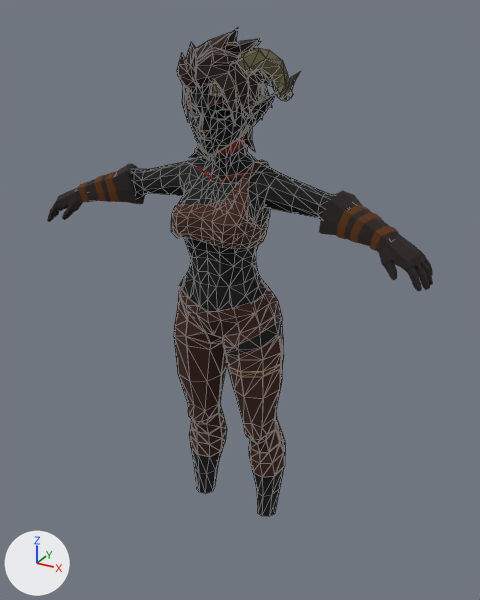
An edit to the glTF model models/Character.glb, drawn before and after from the same camera.
One viewpoint serves both versions: a 50 mm camera at (1.63, -2.82, 3.04) aimed at (0.04, 0.08, 1.59). Every picture has the same lights, and +X, +Y and +Z are marked at lower left. The first picture is the older version. Mesh edges are drawn as thin lines on the coarser meshes.

The first picture shows 'Body', 'Gloves', 'Hair.002', 'Horn.001', 'Panty.002', 'Shirt.001', 'arm.001', 'ears', 'face.002' and 1 more.
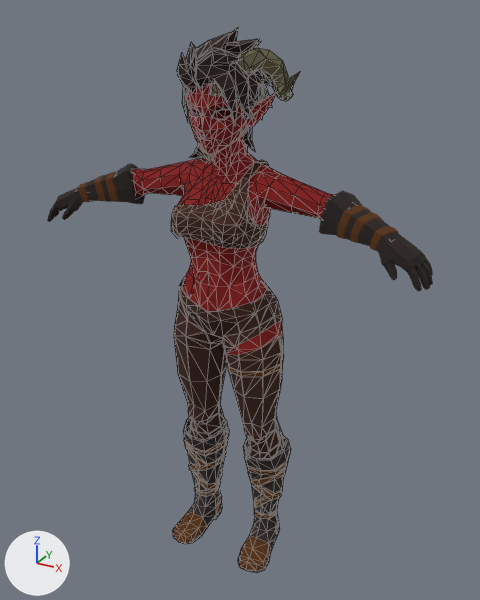
Edits to the scene script, one JSON object a line:
```json
{"op": "remove", "block": "mat_body", "code": "mat_body.texture = img_bodymakeup"}
{"op": "add", "block": "mat_body", "code": "mat_body.base_color = (0.247, 0.00206, 0.00206)  # red #880707"}
{"block": "mat_body_001", "where": "n2 = _N.new('ShaderNodeMix'); n2.name = 'Mix'"}
{"op": "add", "block": "mat_body_001", "code": "n2.inputs[7].default_value = (0.247, 0.00206, 0.00206, 1.0)  # 'B', red #880707"}
{"op": "remove", "block": "mat_body_001", "code": "n4 = _N.new('ShaderNodeTexImage'); n4.name = 'Image Texture'"}
{"op": "remove", "block": "mat_body_001", "code": "n4.image = img_bodymakeup"}
{"block": "mat_body_001", "where": "n3 = _N.new('ShaderNodeVertexColor'); n3.name = 'Color Attribute'"}
{"op": "remove", "block": "mat_body_001", "code": "_L.new(n3.outputs[0], n2.inputs[7])  # 'Color' to 'B'"}
{"op": "remove", "block": "mat_body_001", "code": "_L.new(n4.outputs[0], n2.inputs[6])  # 'Color' to 'A'"}
{"op": "add", "block": "mat_body_001", "code": "_L.new(n3.outputs[0], n2.inputs[6])  # 'Color' to 'A'"}
{"op": "add", "block": "mat_face_001", "code": ["mat_face_001 = principled_material('Face.001')", "mat_face_001.base_color = (0.186, 0.0053, 0.0053)  # dark red #771010", "mat_face_001.roughness = 1.0"]}
{"op": "add", "block": "mat_boots", "code": ["mat_boots = principled_material('Boots')", "mat_boots.base_color = (0.03, 0.0191, 0.0168)  # dark grey #302623", "mat_boots.roughness = 1.0"]}
{"block": "me_plane_025", "where": "me_plane_025.from_pydata(...)  # 213 vertices, 388 faces; spans x -0.152..0.152, y -0.23..0.169, z 2.41..2.835"}
{"op": "remove", "block": "me_plane_025", "code": "me_plane_025.materials.append(mat_face)  # picture img_face_makeup"}
{"op": "add", "block": "me_plane_025", "code": "me_plane_025.materials.append(mat_face_001)  # dark red #771010"}
{"op": "add", "block": "me_plane_004", "code": ["me_plane_004 = bpy.data.meshes.new('Plane.004')", "me_plane_004.from_pydata(...)  # 506 vertices, 990 faces; spans x -0.348..0.348, y -0.214..0.253, z -0.007..0.733", "# faces by material slot: [386, 604]", "me_plane_004.materials.append(mat_boots)  # dark grey #302623", "me_plane_004.materials.append(mat_belt)  # brown #572f06"]}
{"op": "add", "block": "ob_boots", "code": ["ob_boots = bpy.data.objects.new('Boots', me_plane_004)", "ob_boots.location = (0.0, 0.0, 0.0)"]}
```

Where the change shows, as pixel boxes [x1, y1, x2, y2] in the pictures (480 x 600 px):
```json
{"object": "Body", "change": "surface changed", "before": [178, 132, 283, 355], "after": [178, 132, 283, 355], "on screen": "grey to red"}
{"object": "Boots", "change": "added", "after": [173, 417, 291, 573], "faces in mat_boots (dark grey #302623)": [173, 417, 290, 573], "faces in mat_belt (brown #572f06)": [173, 428, 291, 571]}
{"object": "arm.001", "change": "surface changed", "before": [132, 162, 333, 219], "after": [132, 162, 333, 219], "on screen": "black to red"}
{"object": "face.002", "change": "recoloured", "before": [186, 83, 248, 155], "after": [186, 83, 248, 155]}
{"object": "ears", "change": "surface changed", "before": [246, 93, 276, 128], "after": [246, 93, 276, 128], "on screen": "grey to red"}
```
